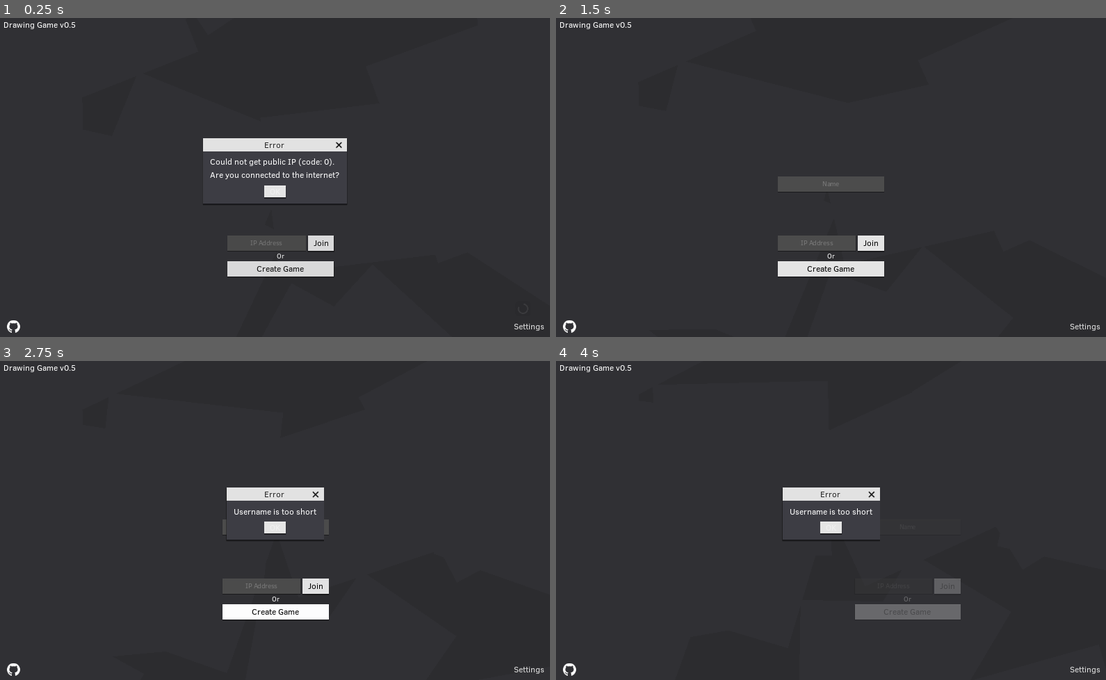
Above: before the commit, frames 1-4 (two rows, left to right).
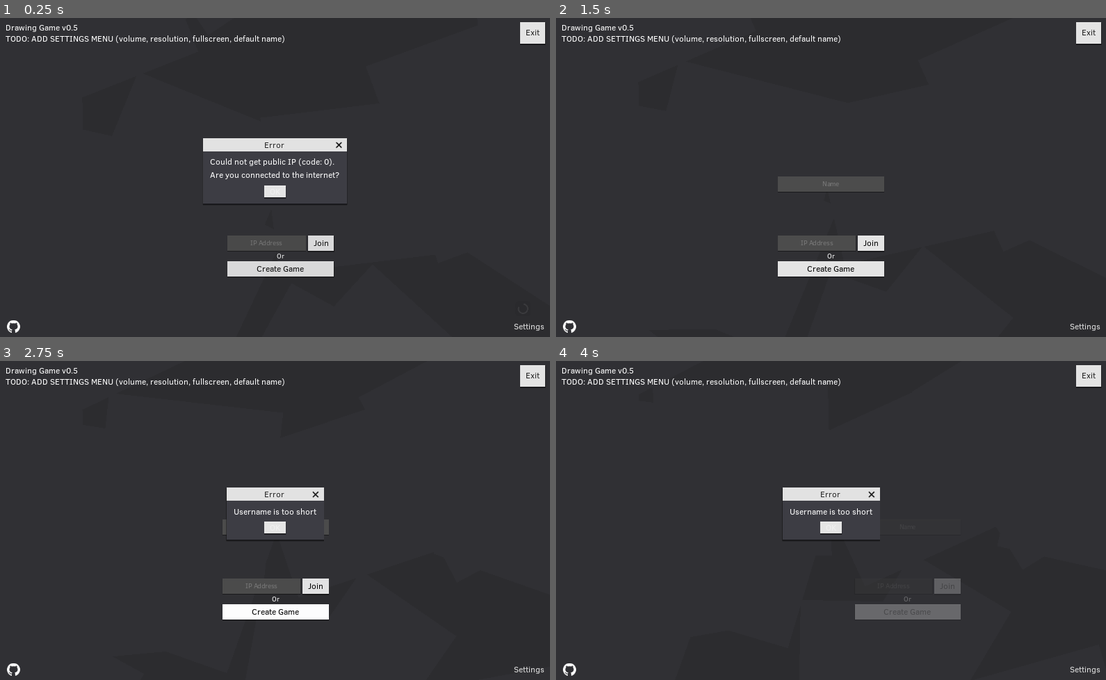
Above: after the commit, the same moments.

Repository: rednir/DrawingGame
Game: Godot game, scene res://Scenes/MainMenu.tscn
The game is run twice, just before and just after one commit, with the same random seed, the same clock (stepped at 60 frames per second) and the same inputs. Sound files missing from this copy of the repository are replaced by a short silence.
Inputs (mouse positions are in pixels of both pictures, inside the frame that each line leads up to):
- Up to frame 1 (0.25 s): no input
- Up to frame 2 (1.5 s): click (831, 183) at 0.52 s; type "Alex" at 0.6 s; click (814, 244) at 0.75 s; type "Alex" at 0.83 s; click "OK" at 1.25 s
- Up to frame 3 (2.75 s): click "Create Game" at 2 s
- Up to frame 4 (4 s): click "OK" at 2.75 s; click "Create Game" at 3.5 s

The runs differ from the first frame. In frame 1, 0.8% of the frame differs, in the area x 0-100%, y 1-9%; in frame 2, 0.8%; in frame 3, 0.8%; in frame 4, 0.8%.

Commit message:
add exit button

Diff:
--- a/Scenes/MainMenu.tscn
+++ b/Scenes/MainMenu.tscn
@@ -99,9 +99,6 @@
 "values": [ Color( 1, 1, 1, 1 ), Color( 1, 1, 1, 0 ) ]
 }
 
-[sub_resource type="DynamicFont" id=7]
-font_data = ExtResource( 6 )
-
 [sub_resource type="StyleBoxEmpty" id=8]
 
 [sub_resource type="StyleBoxFlat" id=9]
@@ -115,6 +112,9 @@
 [sub_resource type="StyleBoxEmpty" id=12]
 
 [sub_resource type="DynamicFont" id=13]
+font_data = ExtResource( 6 )
+
+[sub_resource type="DynamicFont" id=7]
 font_data = ExtResource( 6 )
 
 [node name="MainMenuControl" type="Control"]
@@ -147,10 +147,9 @@
 color = Color( 0.192157, 0.192157, 0.207843, 1 )
 
 [node name="MainButtonsContainer" type="VBoxContainer" parent="."]
-modulate = Color( 1, 1, 1, 0 )
-margin_left = 614.0
+margin_left = 414.0
 margin_top = 300.0
-margin_right = 810.0
+margin_right = 610.0
 margin_bottom = 484.0
 __meta__ = {
 "_edit_use_anchors_": false
@@ -237,28 +236,17 @@
 anims/in = SubResource( 5 )
 anims/out = SubResource( 6 )
 
-[node name="TextGameInfo" type="RichTextLabel" parent="."]
-margin_left = 12.0
-margin_top = 10.0
-margin_right = 332.0
-margin_bottom = 84.0
-custom_fonts/normal_font = SubResource( 7 )
-text = "Drawing Game v0.0"
-__meta__ = {
-"_edit_use_anchors_": false
-}
-
-[node name="BottomButtonsContainer" type="HSplitContainer" parent="."]
+[node name="BottomBarContainer" type="HSplitContainer" parent="."]
 margin_left = 18.0
 margin_top = 557.0
 margin_right = 1007.0
 margin_bottom = 597.0
-dragger_visibility = 1
-__meta__ = {
-"_edit_use_anchors_": false
-}
-
-[node name="ButtonGithub" type="Button" parent="BottomButtonsContainer"]
+dragger_visibility = 2
+__meta__ = {
+"_edit_use_anchors_": false
+}
+
+[node name="ButtonGithub" type="Button" parent="BottomBarContainer"]
 margin_top = 8.0
 margin_right = 24.0
 margin_bottom = 32.0
@@ -276,7 +264,7 @@
 "_edit_use_anchors_": false
 }
 
-[node name="ButtonSettings" type="LinkButton" parent="BottomButtonsContainer"]
+[node name="ButtonSettings" type="LinkButton" parent="BottomBarContainer"]
 margin_left = 929.0
 margin_top = 8.0
 margin_right = 989.0
@@ -289,3 +277,33 @@
 __meta__ = {
 "_edit_use_anchors_": false
 }
+
+[node name="TopBarContainer" type="HSplitContainer" parent="."]
+margin_left = 15.0
+margin_top = 15.0
+margin_right = 1009.0
+margin_bottom = 41.0
+dragger_visibility = 2
+__meta__ = {
+"_edit_use_anchors_": false
+}
+
+[node name="TextGameInfo" type="RichTextLabel" parent="TopBarContainer"]
+margin_right = 947.0
+margin_bottom = 26.0
+size_flags_horizontal = 3
+custom_fonts/normal_font = SubResource( 7 )
+text = "Drawing Game v0.0"
+fit_content_height = true
+__meta__ = {
+"_edit_use_anchors_": false
+}
+
+[node name="ButtonExit" type="Button" parent="TopBarContainer"]
+margin_left = 947.0
+margin_right = 994.0
+margin_bottom = 26.0
+text = "Exit"
+__meta__ = {
+"_edit_use_anchors_": false
+}
--- a/Scripts/MainMenu/MainMenu.gd
+++ b/Scripts/MainMenu/MainMenu.gd
@@ -5,7 +5,7 @@
 const LoadingIconScene = preload("res://Scenes/LoadingIcon.tscn")
 
 
-onready var text_game_info = $TextGameInfo
+onready var text_game_info = $TopBarContainer/TextGameInfo
 onready var textbox_join = $MainButtonsContainer/JoinContainer/TextboxJoin
 onready var textbox_username = $MainButtonsContainer/TextboxUsername
 onready var main_buttons_animation_player = $MainButtonsContainer/MainButtonsAnimation
@@ -19,12 +19,13 @@
 func _ready():
 	VisualServer.set_default_clear_color(Color("2c2c2f"))
 
-	$BottomButtonsContainer.visible = false
+	$BottomBarContainer.visible = false
 
 	$MainButtonsContainer/JoinContainer/ButtonJoin.connect("pressed", self, "on_button_join_pressed")
 	$MainButtonsContainer/ButtonCreate.connect("pressed", self, "on_button_create_pressed")
-	$BottomButtonsContainer/ButtonSettings.connect("pressed", self, "on_button_settings_pressed")
-	$BottomButtonsContainer/ButtonGithub.connect("pressed", self, "on_button_github_pressed")
+	$BottomBarContainer/ButtonSettings.connect("pressed", self, "on_button_settings_pressed")
+	$BottomBarContainer/ButtonGithub.connect("pressed", self, "on_button_github_pressed")
+	$TopBarContainer/ButtonExit.connect("pressed", self, "on_button_exit_pressed")
 
 	if Server.public_ip == null:
 		Server.ip_http_req.connect("request_completed", self, "on_ip_got")
@@ -32,7 +33,7 @@
 	else:
 		on_ip_got(null, null, null, null)
 
-	text_game_info.bbcode_text = "%s %s" % [Settings.GAME_NAME, Settings.GAME_VERSION]
+	text_game_info.bbcode_text = "%s %s\nTODO: ADD SETTINGS MENU (volume, resolution, fullscreen, default name)" % [Settings.GAME_NAME, Settings.GAME_VERSION]
 
 
 
@@ -42,7 +43,7 @@
 	main_buttons_animation_player.play("in")
 	if loading_icon_instance != null:		# might cause crashes in release build
 		loading_icon_instance.get_node("AnimationPlayer").play("out")
-	$BottomButtonsContainer.visible = true
+	$BottomBarContainer.visible = true
 
 
 
@@ -90,7 +91,7 @@
 
 
 func on_button_settings_pressed():
-	$BottomButtonsContainer.visible = false
+	$BottomBarContainer.visible = false
 	main_buttons_transition("out")
 	yield(main_buttons_animation_player, "animation_finished")
 
@@ -102,7 +103,7 @@
 
 
 func on_button_settings_back_pressed():
-	$BottomButtonsContainer.visible = true
+	$BottomBarContainer.visible = true
 	main_buttons_transition("in")
 	settings_instance.queue_free()
 
@@ -116,6 +117,14 @@
 
 
 
+
+func on_button_exit_pressed():
+	$TopBarContainer/ButtonExit.disabled = true
+	get_tree().quit()
+
+
+
+
 func main_buttons_transition(anim):
 	main_buttons_animation_player.play(anim)
 	$MainButtonsContainer/JoinContainer/ButtonJoin.disabled = (anim == "out")
